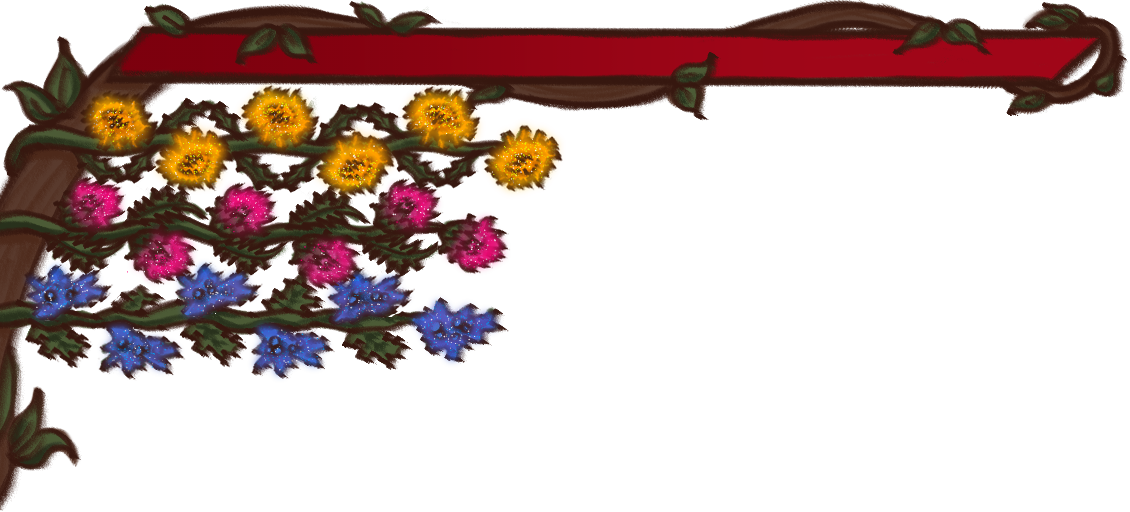
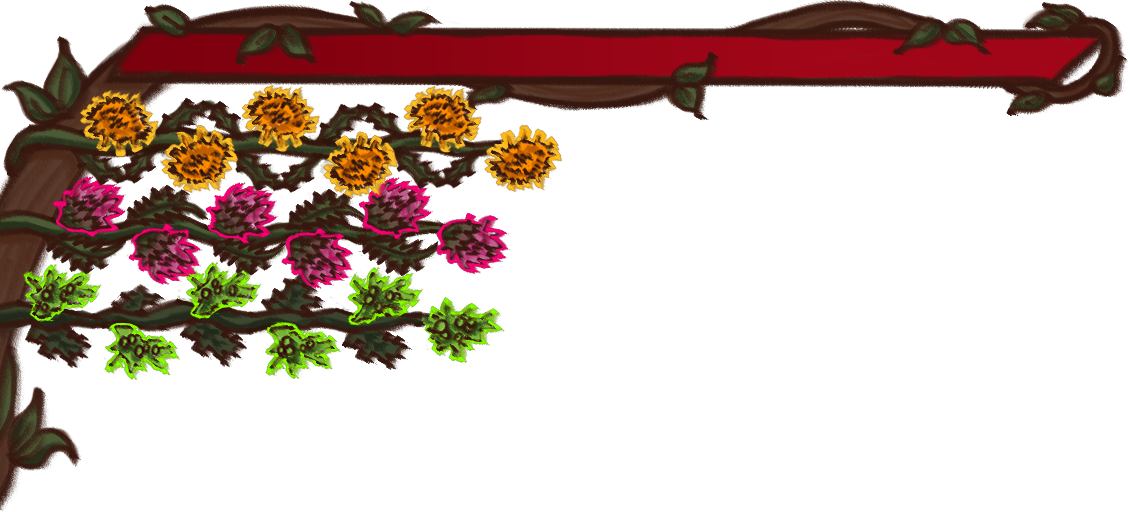
Comparing the layer stacks of the two 1130px x 512px images. Changes:
painted on "y_light" over [77, 81, 564, 202]
removed layer "y_line" from group "yellow_flowers" over [62, 84, 564, 199]
painted on "y_flowers" over [78, 84, 563, 199]
painted on "y_podlozhka" over [62, 88, 559, 195]
painted on "p_light" over [52, 174, 511, 292]
removed layer "p_line" from group "pink_flowers" over [22, 175, 511, 291]
painted on "p_flowers" over [52, 175, 511, 290]
painted on "p_podlozhka" over [22, 180, 506, 287]
painted on "b_light" over [20, 258, 505, 382]
removed layer "b_line" from group "blue_flowers" over [0, 261, 509, 381]
painted on "b_flowers" over [22, 261, 505, 381]
painted on "b_podlozhka" over [0, 265, 500, 377]
